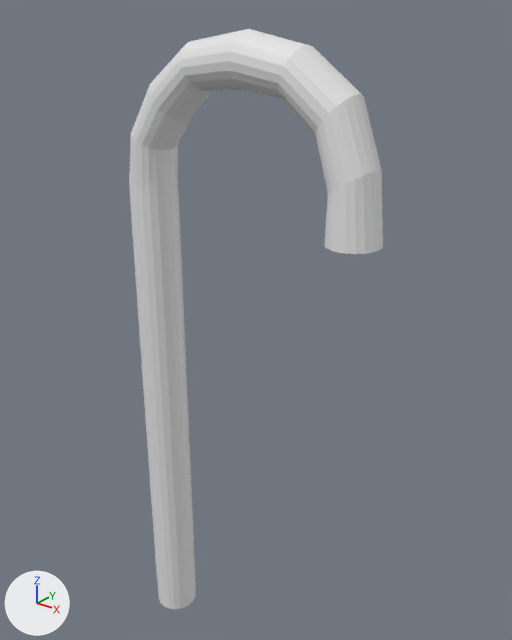
Two versions of the Blender file Happy Scrap - Mel & Ali/CandyCane/candycane.blend, one commit apart.
Before and after are seen from a 50 mm camera at (8.38, -7.97, 6.85) aimed at (1.72, 0.49, 2.22). Arrows for +X, +Y and +Z are at lower left; the lights stay in place.
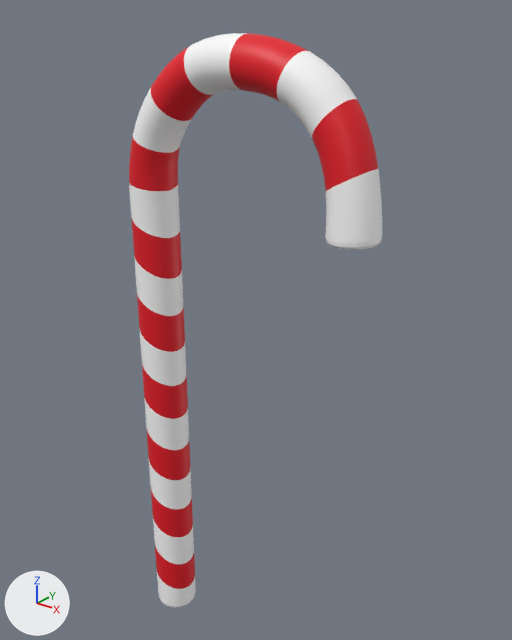
Diff of the bpy script that builds the scene:
```diff
--- a/Happy Scrap - Mel & Ali/CandyCane/candycane.blend.py
+++ b/Happy Scrap - Mel & Ali/CandyCane/candycane.blend.py
@@ mat_red @@
+mat_red = principled_material('Red')
+mat_red.base_color = (0.799, 0.00478, 0.0152)  # red #e70f21
@@ mat_white @@
+mat_white = principled_material('White')
+mat_white.base_color = (1.0, 1.0, 1.0)  # white #ffffff
@@ me_cylinder @@
 # used by ob_cylinder; location = (0.0, 0.0, 0.0)
-me_cylinder.from_pydata(...)  # 440 vertices, 422 faces; spans x -0.39..4.15, y -0.41..0.47, z -4.36..6.67
+me_cylinder.from_pydata(...)  # 480 vertices, 462 faces; spans x -0.42..4.15, y -0.42..0.47, z -4.36..6.67
+# me_cylinder part 1
+# 20 faces are deleted
+# 10 vertices are added at x -0.23..0.23, y -0.4..0.4, z -4.31..-4.29
+# 5 new vertices lie (0.0, 0.0, 0.04) away from vertices in x 0.31..0.39, y -0.23..0.23, z -4.36
+# 5 new vertices lie (0.0, 0.0, 0.08) away from vertices in x -0.39..-0.31, y -0.23..0.23, z -4.36
+# 40 new faces join them, mat_white (white #ffffff)
+# me_cylinder part 2
+# 44 vertices move from x -0.39..1.24, y -0.41..0.0, z 4.36..6.51 to x -0.42..1.27, y -0.42..0.01, z 4.32..6.56
+# me_cylinder part 3
+# 20 faces are deleted
+# 20 vertices are added at x 3.38..4.13, y -0.39..0.4, z 4.1..4.16
+# 40 new faces join them, mat_white (white #ffffff)
+# me_cylinder part 4: 182 faces spanning x -0.42..4.15, y -0.42..0.47, z -4.36..6.67 switch from no material to mat_white (white #ffffff)
+# me_cylinder part 5: 200 faces spanning x -0.42..4.01, y -0.42..0.47, z -3.92..6.67 switch from no material to mat_red (red #e70f21)
@@ ob_cylinder @@
 ob_cylinder.location = (0.0, 0.0, 0.0)
+_m = ob_cylinder.modifiers.new('Subdivision', 'SUBSURF')
+_m.levels = 3
+_m.render_levels = 3
```

Where the change shows, as pixel boxes [x1, y1, x2, y2] in the pictures (512 x 640 px; the box of a moved part takes in the faces that stretch with it):
'Cylinder', reshaped, modifiers changed: before [129, 29, 383, 609]; after [129, 33, 382, 607]
part 1 of me_cylinder, built on: before [156, 570, 196, 609]; after [157, 573, 196, 607]
part 2 of me_cylinder, moved or reshaped: before [129, 30, 244, 240]; after [129, 33, 247, 238]
part 3 of me_cylinder, built on: before [324, 170, 383, 254]; after [326, 169, 382, 250]
part 4 of me_cylinder, recoloured: [135, 71, 327, 564] in both
part 5 of me_cylinder, recoloured (white to red): [132, 46, 363, 589] in both
